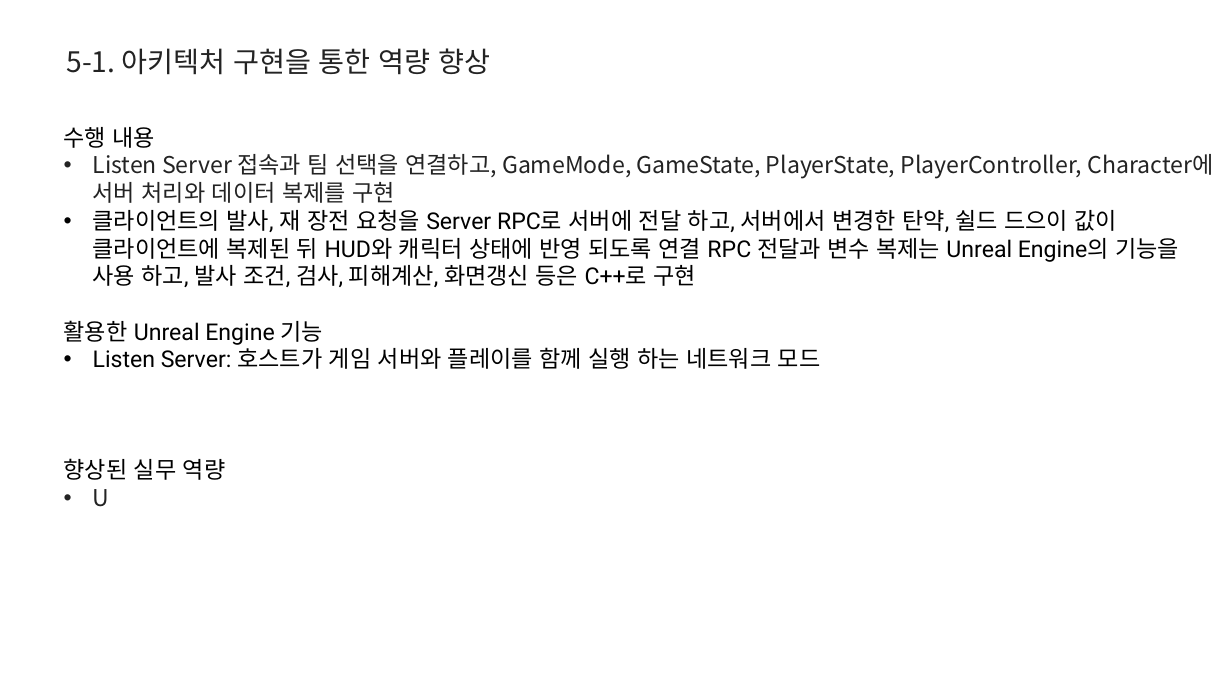
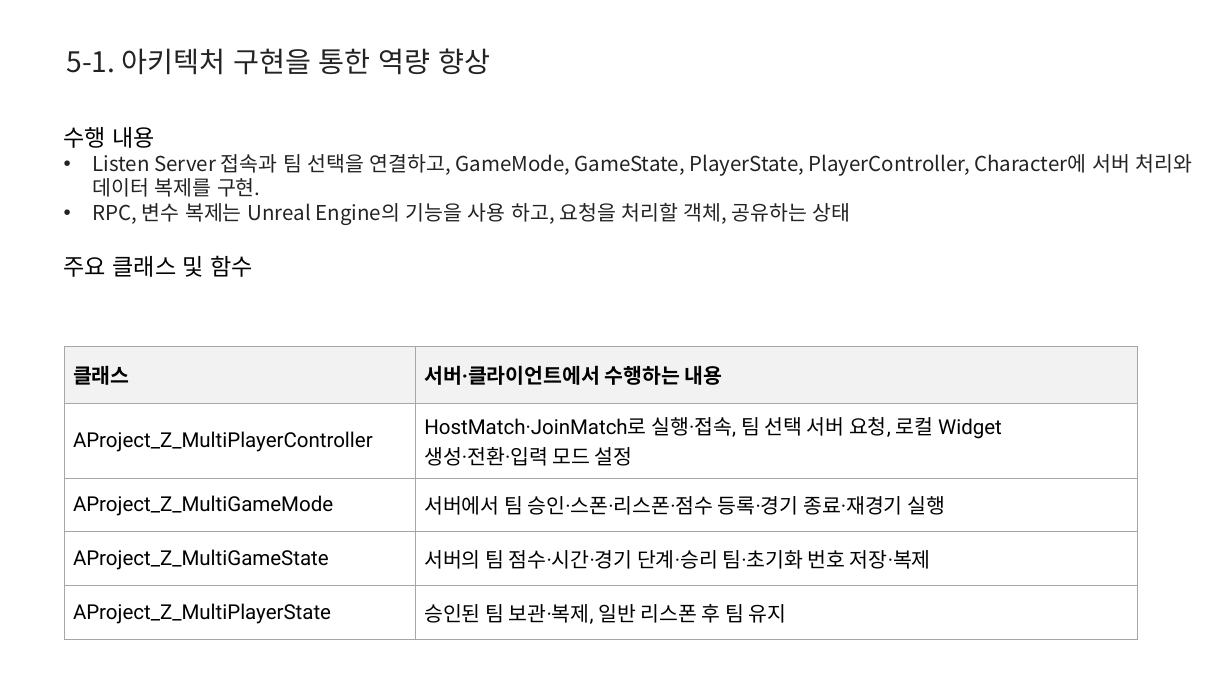
Before and after one commit to BenT8501/Auto_Stock_Trading, a slide deck: slide 5 of Project_Z/docs/박종호B_직무과제_완료보고서_수정.pptx. Drawn at 1232x693 pixels with LibreOffice and Linux fonts; fonts in the diff are those of the drawing. Boxes give left, top, right and bottom in pixels: in the first picture for what was removed or moved away, otherwise in the second. Text is boxed around its words. In the diff, an @@ line names an element or a change of style, - is before the commit and + after.

```diff
--- a/Project_Z/docs/박종호B_직무과제_완료보고서_수정.pptx
+++ b/Project_Z/docs/박종호B_직무과제_완료보고서_수정.pptx
@@ text at (64, 154, 1193, 277): text changed; size 18 to 16 pt; font Roboto to Noto Sans CJK KR; text colour #000000 to #232323 @@
-• Listen Server 접속과 팀 선택을 연결하고, GameMode, GameState, PlayerState, PlayerController, Character에 서버 처리와 데이터 복제를 구현
-• 클라이언트의 발사, 재 장전 요청을 Server RPC로 서버에 전달 하고, 서버에서 변경한 탄약, 쉴드 드으이 값이 클라이언트에 복제된 뒤 HUD와 캐릭터 상태에 반영 되도록 연결 RPC 전달과 변수 복제는 Unreal Engine의 기능을 사용 하고, 발사 조건, 검사, 피해계산, 화면갱신 등은 C++로 구현
-활용한 Unreal Engine 기능
-• Listen Server: 호스트가 게임 서버와 플레이를 함께 실행 하는 네트워크 모드
-향상된 실무 역량
-• U
+• Listen Server 접속과 팀 선택을 연결하고, GameMode, GameState, PlayerState, PlayerController, Character에 서버 처리와 데이터 복제를 구현.
+• RPC, 변수 복제는 Unreal Engine의 기능을 사용 하고, 요청을 처리할 객체, 공유하는 상태
+주요 클래스 및 함수
@@ table added at (64, 347, 1138, 640), 5 rows, 2 columns @@
+클래스 | 서버·클라이언트에서 수행하는 내용
+AProject_Z_MultiPlayerController | HostMatch·JoinMatch로 실행·접속, 팀 선택 서버 요청, 로컬 Widget 생성·전환·입력 모드 설정
+AProject_Z_MultiGameMode | 서버에서 팀 승인·스폰·리스폰·점수 등록·경기 종료·재경기 실행
+AProject_Z_MultiGameState | 서버의 팀 점수·시간·경기 단계·승리 팀·초기화 번호 저장·복제
+AProject_Z_MultiPlayerState | 승인된 팀 보관·복제, 일반 리스폰 후 팀 유지
```
Also in this commit, not shown: 1 other slide changed, 2 other files.
